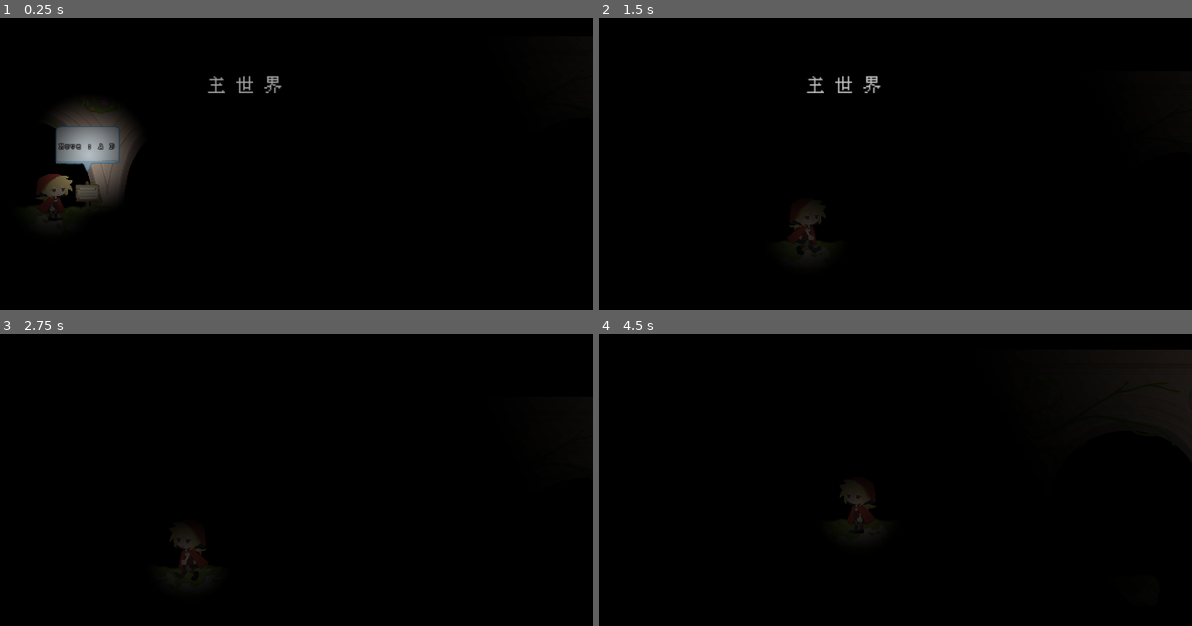
Above: before the commit, frames 1-4 (two rows, left to right).
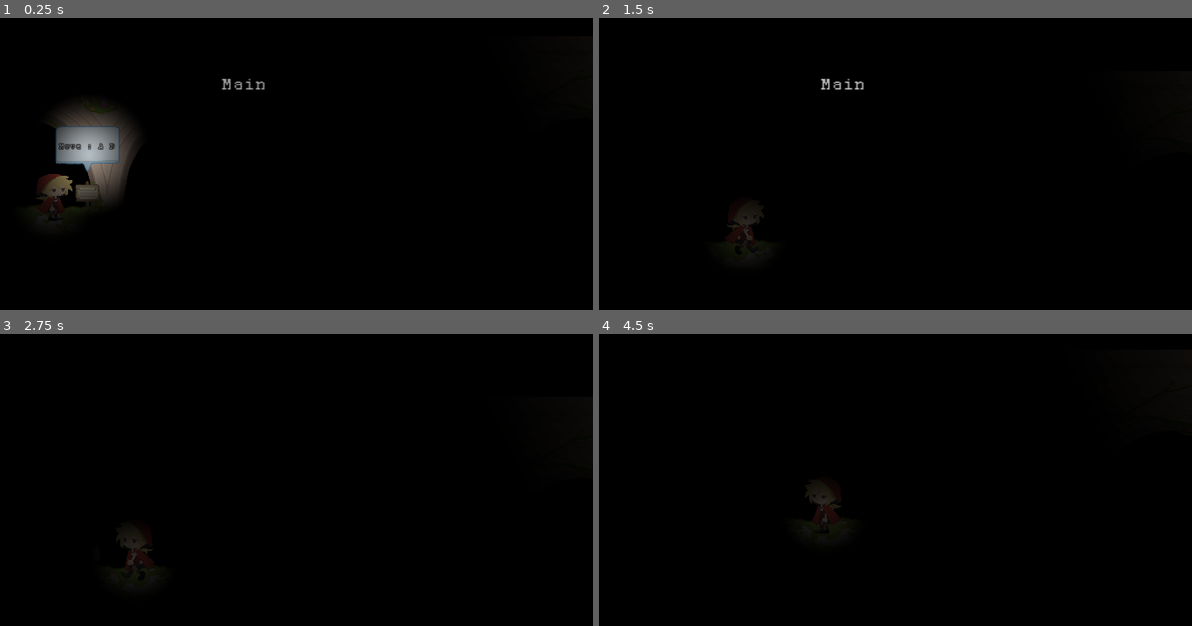
Above: after the commit, the same moments.

Repository: MassBitchen/Dragoon_Quest
Game: Godot game, scene res://场景/地图/_main/main.tscn
Same seed, same stepped clock (60 frames per second), same inputs: the game is played once before the commit and once after it. This scene is started directly instead of the project's main scene.
Inputs (mouse positions are in pixels of both pictures, inside the frame that each line leads up to):
- Up to frame 1 (0.25 s): no input
- Up to frame 2 (1.5 s): move the mouse to (996, 99) at 0.52 s; hold E (interact) 0.53-1.28 s; hold D (move_right) from 0.53 s (still down); tap Space (jump) at 0.77 s; move the mouse to (705, 137) at 1.27 s; click (705, 137) at 1.35 s
- Up to frame 3 (2.75 s): tap Space (jump) at 1.52 s; tap E (interact) at 1.55 s; move the mouse to (314, 351) at 2.02 s; release D (move_right) at 2.03 s; hold A (move_left) from 2.03 s (still down); hold E (interact) from 2.03 s (still down)
- Up to frame 4 (4.5 s): move the mouse to (806, 512) at 2.77 s; release A (move_left) at 2.78 s; release E (interact) at 2.78 s; hold D (move_right) 2.78-4.28 s; tap E (interact) at 2.85, 3.8, 4.35 s; tap Space (jump) at 3.02, 3.77 s; move the mouse to (1049, 491) at 3.52 s; press the mouse at (1049, 491) at 3.53 s; move the mouse to (634, 377) at 4.27 s; release the mouse at (634, 377) at 4.28 s; hold A (move_left) from 4.28 s (still down)

The runs differ from the first frame. In frame 1, 0.3% of the frame differs, in the area x 35-48%, y 19-26%; in frame 2, 1.1%, in the area x 21-48%, y 19-81%; in frame 3, 0.7%; in frame 4, 0.7%.

Commit message:
最终更新

Diff:
--- a/brackeysgamejam_name/场景/人物/主角/player.gd
+++ b/brackeysgamejam_name/场景/人物/主角/player.gd
@@ -13,7 +13,7 @@
 @onready var attack_pos: Marker2D = $Body/Mark2D/attack_pos
 @onready var attack_bar: TextureProgressBar = $Body/attack_bar
 @onready var talk: Node2D = $Body/talk
-@onready var talk_label: Label = $Body/talk/talkLabel
+@onready var talk_label: RichTextLabel = $Body/talk/talkLabel
 #Timer
 @onready var coyote_timer: Timer = $Timer/CoyoteTimer
 @onready var jump_request_timer: Timer = $Timer/JumpRequestTimer
@@ -40,7 +40,7 @@
 		if not is_node_ready():
 			await ready
 		body.scale.x = direction
-const RUN_SPEED := 500.0
+const RUN_SPEED := 300.0
 const FLOOR_ACCELERATION := RUN_SPEED / 0.02
 const AIR_ACCELERATION := RUN_SPEED / 0.03
 const JUMP_VELOCITY := -1000.0
@@ -67,6 +67,8 @@
 	Game.connect("player_talk", Callable(self , "_on_player_talk"))
 #帧处理动画
 func tick_physics(state: State, _delta: float) -> void:
+	#
+	talk_label.scale.x = direction
 	#让攻击箭头位置正确
 	arrow.global_position = attack_pos.global_position
 	#判断交互提示是否出现
--- a/brackeysgamejam_name/场景/人物/主角/player.tscn
+++ b/brackeysgamejam_name/场景/人物/主角/player.tscn
@@ -648,18 +648,17 @@
 scale = Vector2(0.4, 0.5)
 texture = ExtResource("8_vbl3j")
 
-[node name="talkLabel" type="Label" parent="Body/talk"]
+[node name="talkLabel" type="RichTextLabel" parent="Body/talk"]
 offset_left = 48.0
 offset_top = -295.0
 offset_right = 255.0
 offset_bottom = -200.0
-theme_override_colors/font_color = Color(1, 1, 1, 1)
+pivot_offset = Vector2(104, 49)
 theme_override_colors/font_outline_color = Color(0, 0, 0, 1)
-theme_override_constants/outline_size = 6
-theme_override_font_sizes/font_size = 24
-text = "niha"
-horizontal_alignment = 1
-vertical_alignment = 1
+theme_override_constants/outline_size = 2
+theme_override_font_sizes/normal_font_size = 24
+bbcode_enabled = true
+text = "[center][color=red][shake]niha"
 autowrap_mode = 2
 
 [node name="arrow" parent="." instance=ExtResource("4_cor5o")]
--- a/brackeysgamejam_name/场景/其他人物/国王/king.gd
+++ b/brackeysgamejam_name/场景/其他人物/国王/king.gd
@@ -4,6 +4,8 @@
 @onready var talk_label: Node2D = $talk_label
 @onready var animated_sprite_2d: AnimatedSprite2D = $body/AnimatedSprite2D
 @onready var talk_sp: Sprite2D = $"body/国王对话框"
+@onready var label: RichTextLabel = $"body/国王对话框/Label"
+@onready var rich_text_label: RichTextLabel = $talk_label/RichTextLabel
 
 var talk = 1
 var talk_2 = 1
@@ -27,6 +29,8 @@
 			animation_player.play("talk_41")
 			animated_sprite_2d.play("talk")
 	else:
+		label.scale.x = -1
+		rich_text_label.scale.x = -1
 		if talk_2 == 1:
 			animation_player.play("talk_1")
 			animated_sprite_2d.play("talk")
@@ -40,7 +44,7 @@
 			animated_sprite_2d.play("talk")
 			talk_2 += 1
 			await get_tree().create_timer(1.5).timeout
-			Game.emit_signal("player_talk","No, there's still one left. ")
+			Game.emit_signal("player_talk","[center][color=red][shake]No, there's still one left. ")
 
 
 func _on_entry() -> void:
--- a/brackeysgamejam_name/场景/其他人物/国王/king.tscn
+++ b/brackeysgamejam_name/场景/其他人物/国王/king.tscn
@@ -96,7 +96,7 @@
 "times": PackedFloat32Array(0),
 "transitions": PackedFloat32Array(1),
 "update": 1,
-"values": ["You have completed the task perfectly. "]
+"values": ["[center]You have completed the task perfectly. "]
 }
 tracks/1/type = "value"
 tracks/1/imported = false
@@ -135,7 +135,7 @@
 "times": PackedFloat32Array(0),
 "transitions": PackedFloat32Array(1),
 "update": 1,
-"values": ["Welcome to the peaceful village of the brave, Mr. Scavenger.
+"values": ["[center]Welcome to the peaceful village of the brave, Mr. Scavenger.
 "]
 }
 tracks/1/type = "value"
@@ -175,7 +175,7 @@
 "times": PackedFloat32Array(0),
 "transitions": PackedFloat32Array(1),
 "update": 1,
-"values": ["Our kingdom has returned to its usual peace."]
+"values": ["[center]Our kingdom has returned to its usual peace."]
 }
 tracks/1/type = "value"
 tracks/1/imported = false
@@ -214,7 +214,7 @@
 "times": PackedFloat32Array(0),
 "transitions": PackedFloat32Array(1),
 "update": 1,
-"values": ["Your mission is to fix anything that has gone wrong within the scene.
+"values": ["[center]Your mission is to fix anything that has gone wrong within the scene.
 "]
 }
 tracks/1/type = "value"
@@ -254,7 +254,7 @@
 "times": PackedFloat32Array(0),
 "transitions": PackedFloat32Array(1),
 "update": 1,
-"values": ["Now, nothing can go wrong."]
+"values": ["[center]Now, nothing can go wrong."]
 }
 tracks/1/type = "value"
 tracks/1/imported = false
@@ -293,7 +293,7 @@
 "times": PackedFloat32Array(0),
 "transitions": PackedFloat32Array(1),
 "update": 1,
-"values": ["Please ensure that the next visitor can enjoy the village without seeing any "]
+"values": ["[center]Please ensure that the next visitor can enjoy the village without seeing any [color=red][shake]ISSUES."]
 }
 tracks/1/type = "value"
 tracks/1/imported = false
@@ -332,7 +332,7 @@
 "times": PackedFloat32Array(0),
 "transitions": PackedFloat32Array(1),
 "update": 1,
-"values": ["Remember, NOTHING CAN GO WRONG here.
+"values": ["[center]Remember, NOTHING CAN GO WRONG here.
 "]
 }
 tracks/1/type = "value"
@@ -410,19 +410,19 @@
 [node name="国王对话框" type="Sprite2D" parent="body"]
 visible = false
 position = Vector2(-206, -438)
-scale = Vector2(0.5, 0.5)
+scale = Vector2(0.7, 0.7)
 texture = ExtResource("6_njiho")
 
-[node name="Label" type="Label" parent="body/国王对话框"]
-offset_left = -454.0
-offset_top = 44.0
-offset_right = 160.0
-offset_bottom = 347.0
-theme_override_colors/font_color = Color(0, 0, 0, 1)
-theme_override_font_sizes/font_size = 48
+[node name="Label" type="RichTextLabel" parent="body/国王对话框"]
+offset_left = -428.0
+offset_top = 82.0
+offset_right = 138.0
+offset_bottom = 322.0
+pivot_offset = Vector2(304, 148)
+theme_override_colors/default_color = Color(0, 0, 0, 1)
+theme_override_font_sizes/normal_font_size = 40
+bbcode_enabled = true
 text = "You have completed the task perfectly. "
-horizontal_alignment = 1
-vertical_alignment = 1
 autowrap_mode = 2
 visible_characters = 0
 visible_ratio = 0.0
--- a/brackeysgamejam_name/场景/地图/1/level_1.tscn
+++ b/brackeysgamejam_name/场景/地图/1/level_1.tscn
@@ -109,7 +109,7 @@
 size = Vector2(5756, 138)
 
 [node name="Level_1" instance=ExtResource("1_s1ums")]
-text = "消 灭"
+text = "Purge"
 self_path = "res://场景/地图/1/level_1.tscn"
 
 [node name="AnimationPlayer" type="AnimationPlayer" parent="." index="0"]
--- a/brackeysgamejam_name/场景/地图/2/level_2.tscn
+++ b/brackeysgamejam_name/场景/地图/2/level_2.tscn
@@ -253,7 +253,7 @@
 
 [node name="Level_2" instance=ExtResource("1_8bgvu")]
 script = ExtResource("2_oiqr7")
-text = "镜 子"
+text = "The Mirror "
 self_path = "res://场景/地图/2/level_2.tscn"
 enemy_num = 3
 
--- a/brackeysgamejam_name/场景/地图/3/level_3.tscn
+++ b/brackeysgamejam_name/场景/地图/3/level_3.tscn
@@ -103,7 +103,7 @@
 
 [node name="Level_3" instance=ExtResource("1_jkjbw")]
 script = ExtResource("2_6qlcp")
-text = "3"
+text = "Something’s not right"
 self_path = "res://场景/地图/3/level_3.tscn"
 enemy_num = 5
 
--- a/brackeysgamejam_name/场景/地图/4/level_4.tscn
+++ b/brackeysgamejam_name/场景/地图/4/level_4.tscn
@@ -1,4 +1,4 @@
-[gd_scene load_steps=21 format=3 uid="uid://cfb08fvdj6d3s"]
+[gd_scene load_steps=26 format=4 uid="uid://cfb08fvdj6d3s"]
 
 [ext_resource type="PackedScene" uid="uid://bcdxtwprt24cm" path="res://场景/地图/继承/level.tscn" id="1_tsd6p"]
 [ext_resource type="Texture2D" uid="uid://cv2orqael7uo2" path="res://_资源/场景4/天空.jpg" id="2_gj0pd"]
@@ -15,7 +15,12 @@
 [ext_resource type="Script" path="res://脚本/EntryPoint.gd" id="11_l8svp"]
 [ext_resource type="Shader" path="res://场景/地图/4/上帝射线.gdshader" id="12_iupx3"]
 [ext_resource type="PackedScene" uid="uid://cmlt5k61om75r" path="res://场景/小组件/门/door.tscn" id="12_r14yn"]
+[ext_resource type="PackedScene" uid="uid://cros1wmrfuxpj" path="res://场景/小组件/移动平台/move_platform.tscn" id="12_rykmj"]
+[ext_resource type="PackedScene" uid="uid://cqxhslko35blr" path="res://场景/小组件/镜子/mirror.tscn" id="13_bjqr3"]
 [ext_resource type="PackedScene" uid="uid://d4ne15xiq8y61" path="res://场景/小组件/柱子/柱子.tscn" id="13_dv50m"]
+[ext_resource type="PackedScene" uid="uid://bqdooa0bx5pau" path="res://场景/地板/floor_2.tscn" id="14_2qg7e"]
+[ext_resource type="PackedScene" uid="uid://dlpfyj1qune1n" path="res://场景/其他人物/怪物/enemy_1.tscn" id="17_ncae3"]
+[ext_resource type="PackedScene" uid="uid://c47p1724vfsgn" path="res://场景/其他人物/NPC/普通/npc.tscn" id="18_t00en"]
 
 [sub_resource type="Animation" id="Animation_iftj8"]
 length = 0.001
@@ -122,9 +127,9 @@
 
 [node name="Level_4" instance=ExtResource("1_tsd6p")]
 script = ExtResource("2_ohexy")
-text = "4"
+text = "The Ritual"
 self_path = "res://场景/地图/4/level_4.tscn"
-enemy_num = 3
+enemy_num = 7
 
 [node name="AnimationPlayer" type="AnimationPlayer" parent="." index="0"]
 libraries = {
@@ -301,6 +306,9 @@
 offset_bottom = 492.0
 scale = Vector2(-1, 1)
 
+[node name="TileMapLayer" parent="TileMap" index="0"]
+tile_map_data = PackedByteArray("AAD6/wUAAAADAAwAAAD7/wUAAAAEAAwAAAD8/wUAAAAFAAwAAAD6/wMAAAADAAwAAAD7/wMAAAAEAAwAAAD8/wMAAAAFAAwAAAD6/wEAAAADAAwAAAD7/wEAAAAEAAwAAAD8/wEAAAAFAAwAAAA=")
+
 [node name="floor" type="Node2D" parent="TileMap" index="1"]
 position = Vector2(-932, 520)
 
@@ -319,8 +327,49 @@
 [node name="floor5" parent="TileMap/floor" index="4" instance=ExtResource("8_mrhu1")]
 position = Vector2(3694, 87)
 
-[node name="floor6" parent="TileMap/floor" index="5" instance=ExtResource("8_mrhu1")]
+[node name="floor14" parent="TileMap/floor" index="5" instance=ExtResource("8_mrhu1")]
+position = Vector2(3321, -286)
+
+[node name="floor6" parent="TileMap/floor" index="6" instance=ExtResource("8_mrhu1")]
 position = Vector2(4583, 87)
+
+[node name="floor7" parent="TileMap/floor" index="7" instance=ExtResource("8_mrhu1")]
+position = Vector2(1155, -438)
+
+[node name="move_platform" parent="TileMap/floor" index="8" instance=ExtResource("12_rykmj")]
+position = Vector2(2028, -202)
+rate = 0.2
+
+[node name="move_platform2" parent="TileMap/floor" index="9" instance=ExtResource("12_rykmj")]
+position = Vector2(2542, 18)
+rate = 0.3
+
+[node name="mirror" parent="TileMap/floor/move_platform2/AnimatableBody2D" index="3" instance=ExtResource("13_bjqr3")]
+position = Vector2(63, 27.5)
+rotation = 1.5708
+scale = Vector2(0.5, 0.5)
+
+[node name="floor8" parent="TileMap/floor" index="10" instance=ExtResource("14_2qg7e")]
+position = Vector2(895, -171)
+
+[node name="floor10" parent="TileMap/floor" index="11" instance=ExtResource("14_2qg7e")]
+position = Vector2(1249, -794)
+
+[node name="floor11" parent="TileMap/floor" index="12" instance=ExtResource("14_2qg7e")]
+position = Vector2(1993, -602)
+
+[node name="floor12" parent="TileMap/floor" index="13" instance=ExtResource("14_2qg7e")]
+position = Vector2(3227, -558)
+
+[node name="floor13" parent="TileMap/floor" index="14" instance=ExtResource("14_2qg7e")]
+position = Vector2(2634, -609)
+
+[node name="floor9" parent="TileMap/floor" index="15" instance=ExtResource("14_2qg7e")]
+position = Vector2(663, -285)
+rotation = 1.5708
+
+[node name="mirror" parent="TileMap/floor" index="16" instance=ExtResource("13_bjqr3")]
+position = Vector2(1581, -198)
 
 [node name="entry1" type="Marker2D" parent="EntryPoint" index="0"]
 position = Vector2(-559, 588)
@@ -339,6 +388,34 @@
 
 [node name="CanvasModulate" parent="light" index="0"]
 visible = false
+
+[node name="Enemy1" parent="role" index="0" instance=ExtResource("17_ncae3")]
+position = Vector2(114, 21)
+
+[node name="Enemy2" parent="role" index="1" instance=ExtResource("17_ncae3")]
+position = Vector2(-102, 276)
+
+[node name="Enemy3" parent="role" index="2" instance=ExtResource("17_ncae3")]
+position = Vector2(2257, -159)
+
+[node name="Enemy4" parent="role" index="3" instance=ExtResource("17_ncae3")]
+position = Vector2(225, -341)
+
+[node name="NPC" parent="role" index="4" instance=ExtResource("18_t00en")]
+position = Vector2(399, 60)
+texture = "res://_资源/1/npc1.png"
+
+[node name="NPC2" parent="role" index="5" instance=ExtResource("18_t00en")]
+position = Vector2(399, 578)
+texture = "res://_资源/1/npc2.png"
+
+[node name="NPC3" parent="role" index="6" instance=ExtResource("18_t00en")]
+position = Vector2(2047, 224)
+texture = "res://_资源/1/npc3.png"
+
+[node name="NPC4" parent="role" index="7" instance=ExtResource("18_t00en")]
+position = Vector2(1606, -102)
+texture = "res://_资源/1/npc1.png"
 
 [node name="Player" parent="." index="8" instance=ExtResource("9_rceph")]
 position = Vector2(-533, 585)
@@ -352,3 +429,5 @@
 
 [node name="柱子" parent="." index="10" instance=ExtResource("13_dv50m")]
 position = Vector2(3463, 593)
+
+[editable path="TileMap/floor/move_platform2"]
--- a/brackeysgamejam_name/场景/地图/5/level_5.tscn
+++ b/brackeysgamejam_name/场景/地图/5/level_5.tscn
@@ -124,7 +124,7 @@
 
 [node name="Level_5" instance=ExtResource("1_uk2gk")]
 script = ExtResource("2_gjp23")
-text = "5"
+text = "Friendly Faces"
 self_path = "res://场景/地图/5/level_5.tscn"
 enemy_num = 1
 
--- a/brackeysgamejam_name/场景/地图/_end/end.tscn
+++ b/brackeysgamejam_name/场景/地图/_end/end.tscn
@@ -1,11 +1,153 @@
-[gd_scene load_steps=2 format=3 uid="uid://8pdu6ivnh80n"]
+[gd_scene load_steps=6 format=3 uid="uid://8pdu6ivnh80n"]
 
 [ext_resource type="Script" path="res://场景/地图/_end/end.gd" id="1_5kii8"]
+[ext_resource type="Texture2D" uid="uid://4j23te6k5w1p" path="res://_资源/logo.png" id="2_2iro6"]
+
+[sub_resource type="Animation" id="Animation_mtubt"]
+resource_name = "close"
+length = 10.0
+tracks/0/type = "value"
+tracks/0/imported = false
+tracks/0/enabled = true
+tracks/0/path = NodePath("CanvasLayer/ColorRect:modulate")
+tracks/0/interp = 1
+tracks/0/loop_wrap = true
+tracks/0/keys = {
+"times": PackedFloat32Array(0, 1),
+"transitions": PackedFloat32Array(1, 1),
+"update": 0,
+"values": [Color(1, 1, 1, 1), Color(1, 1, 1, 0)]
+}
+tracks/1/type = "value"
+tracks/1/imported = false
+tracks/1/enabled = true
+tracks/1/path = NodePath("CanvasLayer/RichTextLabel:text")
+tracks/1/interp = 1
+tracks/1/loop_wrap = true
+tracks/1/keys = {
+"times": PackedFloat32Array(0, 1, 6),
+"transitions": PackedFloat32Array(1, 1, 1),
+"update": 1,
+"values": ["
+[shake][center]created by", "
+[shake][center]created by", "
+[shake][center]thank you for playing"]
+}
+tracks/2/type = "value"
+tracks/2/imported = false
+tracks/2/enabled = true
+tracks/2/path = NodePath("Button:visible")
+tracks/2/interp = 1
+tracks/2/loop_wrap = true
+tracks/2/keys = {
+"times": PackedFloat32Array(0, 8.1),
+"transitions": PackedFloat32Array(1, 1),
+"update": 1,
+"values": [false, true]
+}
+tracks/3/type = "value"
+tracks/3/imported = false
+tracks/3/enabled = true
+tracks/3/path = NodePath("CanvasLayer/Logo:modulate")
+tracks/3/interp = 1
+tracks/3/loop_wrap = true
+tracks/3/keys = {
+"times": PackedFloat32Array(1, 2.03333, 5, 6),
+"transitions": PackedFloat32Array(1, 1, 1, 1),
+"update": 0,
+"values": [Color(1, 1, 1, 0), Color(1, 1, 1, 1), Color(1, 1, 1, 1), Color(1, 1, 1, 0)]
+}
+tracks/4/type = "value"
+tracks/4/imported = false
+tracks/4/enabled = true
+tracks/4/path = NodePath("CanvasLayer/RichTextLabel:modulate")
+tracks/4/interp = 1
+tracks/4/loop_wrap = true
+tracks/4/keys = {
+"times": PackedFloat32Array(5, 6, 7),
+"transitions": PackedFloat32Array(1, 1, 1),
+"update": 0,
+"values": [Color(1, 1, 1, 1), Color(1, 1, 1, 0), Color(1, 1, 1, 1)]
+}
+
+[sub_resource type="Animation" id="Animation_lcdjy"]
+length = 0.001
+tracks/0/type = "value"
+tracks/0/imported = false
+tracks/0/enabled = true
+tracks/0/path = NodePath("CanvasLayer/ColorRect:modulate")
+tracks/0/interp = 1
+tracks/0/loop_wrap = true
+tracks/0/keys = {
+"times": PackedFloat32Array(0),
+"transitions": PackedFloat32Array(1),
+"update": 0,
+"values": [Color(1, 1, 1, 1)]
+}
+tracks/1/type = "value"
+tracks/1/imported = false
+tracks/1/enabled = true
+tracks/1/path = NodePath("CanvasLayer/RichTextLabel:text")
+tracks/1/interp = 1
+tracks/1/loop_wrap = true
+tracks/1/keys = {
+"times": PackedFloat32Array(0),
+"transitions": PackedFloat32Array(1),
+"update": 1,
+"values": ["
+[shake][center]created by"]
+}
+tracks/2/type = "value"
+tracks/2/imported = false
+tracks/2/enabled = true
+tracks/2/path = NodePath("Button:visible")
+tracks/2/interp = 1
+tracks/2/loop_wrap = true
+tracks/2/keys = {
+"times": PackedFloat32Array(0),
+"transitions": PackedFloat32Array(1),
+"update": 1,
+"values": [false]
+}
+tracks/3/type = "value"
+tracks/3/imported = false
+tracks/3/enabled = true
+tracks/3/path = NodePath("CanvasLayer/Logo:modulate")
+tracks/3/interp = 1
+tracks/3/loop_wrap = true
+tracks/3/keys = {
+"times": PackedFloat32Array(0),
+"transitions": PackedFloat32Array(1),
+"update": 0,
+"values": [Color(1, 1, 1, 0)]
+}
+tracks/4/type = "value"
+tracks/4/imported = false
+tracks/4/enabled = true
+tracks/4/path = NodePath("CanvasLayer/RichTextLabel:modulate")
+tracks/4/interp = 1
+tracks/4/loop_wrap = true
+tracks/4/keys = {
+"times": PackedFloat32Array(0),
+"transitions": PackedFloat32Array(1),
+"update": 0,
+"values": [Color(1, 1, 1, 1)]
+}
+
+[sub_resource type="AnimationLibrary" id="AnimationLibrary_arxqp"]
+_data = {
+"RESET": SubResource("Animation_lcdjy"),
+"close": SubResource("Animation_mtubt")
+}
 
 [node name="end" type="Node2D"]
 script = ExtResource("1_5kii8")
 
 [node name="AnimationPlayer" type="AnimationPlayer" parent="."]
+libraries = {
+"": SubResource("AnimationLibrary_arxqp")
+}
+autoplay = "close"
 
 [node name="CanvasLayer" type="CanvasLayer" parent="."]
 
@@ -24,9 +166,25 @@
 theme_override_font_sizes/normal_font_size = 64
 bbcode_enabled = true
 text = "
-[shake][center]Thank you for playing"
+[shake][center]created by"
+
+[node name="ColorRect" type="ColorRect" parent="CanvasLayer"]
+anchors_preset = 15
+anchor_right = 1.0
+anchor_bottom = 1.0
+grow_horizontal = 2
+grow_vertical = 2
+mouse_filter = 2
+color = Color(1, 0, 0, 1)
+
+[node name="Logo" type="Sprite2D" parent="CanvasLayer"]
+modulate = Color(1, 1, 1, 0)
+position = Vector2(960, 552)
+scale = Vector2(0.5, 0.5)
+texture = ExtResource("2_2iro6")
 
 [node name="Button" type="Button" parent="."]
+visible = false
 anchors_preset = 8
 anchor_left = 0.5
 anchor_top = 0.5
--- a/brackeysgamejam_name/场景/地图/_main/main.gd
+++ b/brackeysgamejam_name/场景/地图/_main/main.gd
@@ -10,6 +10,8 @@
 
 func _ready() -> void:
 	super()
+	if Game.over == true:
+		king.scale.x = -1
 
 func _physics_process(delta: float) -> void:
 	door_2.isopen = Game.door2
--- a/brackeysgamejam_name/场景/地图/_main/main.tscn
+++ b/brackeysgamejam_name/场景/地图/_main/main.tscn
@@ -103,7 +103,7 @@
 
 [node name="main" instance=ExtResource("1_qb0vt")]
 script = ExtResource("2_2d852")
-text = "主 世 界"
+text = "Main"
 self_path = "res://场景/地图/_main/main.tscn"
 enemy_num = 100
 bgm = ExtResource("3_5ub1b")
--- a/brackeysgamejam_name/系统/Game/game.tscn
+++ b/brackeysgamejam_name/系统/Game/game.tscn
@@ -3,6 +3,33 @@
 [ext_resource type="Script" path="res://系统/Game/game.gd" id="1_hi6ew"]
 [ext_resource type="PackedScene" uid="uid://dxx5ugdvsdq2v" path="res://场景/UI/音量滑块/音量滑块.tscn" id="2_a6j02"]
 [ext_resource type="Script" path="res://系统/Game/options.gd" id="2_v1qux"]
+
+[sub_resource type="Animation" id="Animation_eowgj"]
+length = 0.001
+tracks/0/type = "value"
+tracks/0/imported = false
+tracks/0/enabled = true
+tracks/0/path = NodePath("ColorRect2:modulate")
+tracks/0/interp = 1
+tracks/0/loop_wrap = true
+tracks/0/keys = {
+"times": PackedFloat32Array(0),
+"transitions": PackedFloat32Array(1),
+"update": 0,
+"values": [Color(1, 1, 1, 0)]
+}
+tracks/1/type = "value"
+tracks/1/imported = false
+tracks/1/enabled = true
+tracks/1/path = NodePath("ColorRect2:visible")
+tracks/1/interp = 1
+tracks/1/loop_wrap = true
+tracks/1/keys = {
+"times": PackedFloat32Array(0),
+"transitions": PackedFloat32Array(1),
+"update": 1,
+"values": [false]
+}
 
 [sub_resource type="Animation" id="Animation_q7ddx"]
 resource_name = "over"
@@ -46,33 +73,6 @@
 "values": [true, false]
 }
 
-[sub_resource type="Animation" id="Animation_eowgj"]
-length = 0.001
-tracks/0/type = "value"
-tracks/0/imported = false
-tracks/0/enabled = true
-tracks/0/path = NodePath("ColorRect2:modulate")
-tracks/0/interp = 1
-tracks/0/loop_wrap = true
-tracks/0/keys = {
-"times": PackedFloat32Array(0),
-"transitions": PackedFloat32Array(1),
-"update": 0,
-"values": [Color(1, 1, 1, 0)]
-}
-tracks/1/type = "value"
-tracks/1/imported = false
-tracks/1/enabled = true
-tracks/1/path = NodePath("ColorRect2:visible")
-tracks/1/interp = 1
-tracks/1/loop_wrap = true
-tracks/1/keys = {
-"times": PackedFloat32Array(0),
-"transitions": PackedFloat32Array(1),
-"update": 1,
-"values": [false]
-}
-
 [sub_resource type="AnimationLibrary" id="AnimationLibrary_o80mq"]
 _data = {
 "RESET": SubResource("Animation_eowgj"),
--- a/brackeysgamejam_name/系统/Game/options.gd
+++ b/brackeysgamejam_name/系统/Game/options.gd
@@ -3,3 +3,6 @@
 func _input(event: InputEvent) -> void:
 	if event.is_action_pressed("esc") and self.visible:
 		self.hide()
+
+func _ready() -> void:
+	SoundManager.setup_ui_sounds(self)
--- a/brackeysgamejam_name/系统/音频管理器/sound_manager.gd
+++ b/brackeysgamejam_name/系统/音频管理器/sound_manager.gd
@@ -31,3 +31,15 @@
 func set_volume(bus_index: int, v: float) -> void:
 	var db := linear_to_db(v)
 	AudioServer.set_bus_volume_db(bus_index, db)
+
+
+
+func setup_ui_sounds(node: Node) -> void:
+	var button := node as Button
+	if button:
+		button.pressed.connect(play_sfx.bind("UIPress"))
+		button.focus_entered.connect(play_sfx.bind("UIFocus"))
+		button.mouse_entered.connect(button.grab_focus)
+
+	for child in node.get_children():
+		setup_ui_sounds(child)
--- a/brackeysgamejam_name/系统/音频管理器/sound_manager.tscn
+++ b/brackeysgamejam_name/系统/音频管理器/sound_manager.tscn
@@ -1,8 +1,10 @@
-[gd_scene load_steps=9 format=3 uid="uid://pmcncgwc708q"]
+[gd_scene load_steps=11 format=3 uid="uid://pmcncgwc708q"]
 
 [ext_resource type="Script" path="res://系统/音频管理器/sound_manager.gd" id="1_vgxw0"]
 [ext_resource type="AudioStream" uid="uid://dwrgu1hkblrit" path="res://_资源/3/run_1.wav" id="2_q3ixe"]
+[ext_resource type="AudioStream" uid="uid://co6yk7e3336rl" path="res://_资源/3/press.wav" id="2_ttj1r"]
 [ext_resource type="AudioStream" uid="uid://do4lmaoeicbil" path="res://_资源/3/run_2.wav" id="3_fe444"]
+[ext_resource type="AudioStream" uid="uid://chmcposykt6uk" path="res://_资源/3/focus.wav" id="3_x28aa"]
 [ext_resource type="AudioStream" uid="uid://c7tit5fiesn67" path="res://_资源/3/jump.wav" id="4_q61dw"]
 [ext_resource type="AudioStream" uid="uid://c6v2x0s1qr3lp" path="res://_资源/3/door_open.mp3" id="5_6k322"]
 [ext_resource type="AudioStream" uid="uid://cd1osoj00g1yy" path="res://_资源/3/fireball.wav" id="5_fmjtt"]
@@ -16,6 +18,11 @@
 process_mode = 3
 
 [node name="UIpress" type="AudioStreamPlayer" parent="SFX"]
+stream = ExtResource("2_ttj1r")
+bus = &"SFX"
+
+[node name="UIFocus" type="AudioStreamPlayer" parent="SFX"]
+stream = ExtResource("3_x28aa")
 bus = &"SFX"
 
 [node name="run_1" type="AudioStreamPlayer" parent="SFX"]
Not shown, added: brackeysgamejam_name/_资源/3/focus.wav.import
Not shown, added: brackeysgamejam_name/_资源/3/press.wav.import
Not shown, added: brackeysgamejam_name/_资源/focus.wav.import
Binary file added: brackeysgamejam_name/_资源/logo.png
Not shown, added: brackeysgamejam_name/_资源/logo.png.import
Not shown, added: The Nothing Amiss Kingdom.zip
Not shown, added: brackeysgamejam_name/_资源/3/focus.wav
Not shown, added: brackeysgamejam_name/_资源/3/press.wav
Not shown, added: brackeysgamejam_name/_资源/focus.wav
